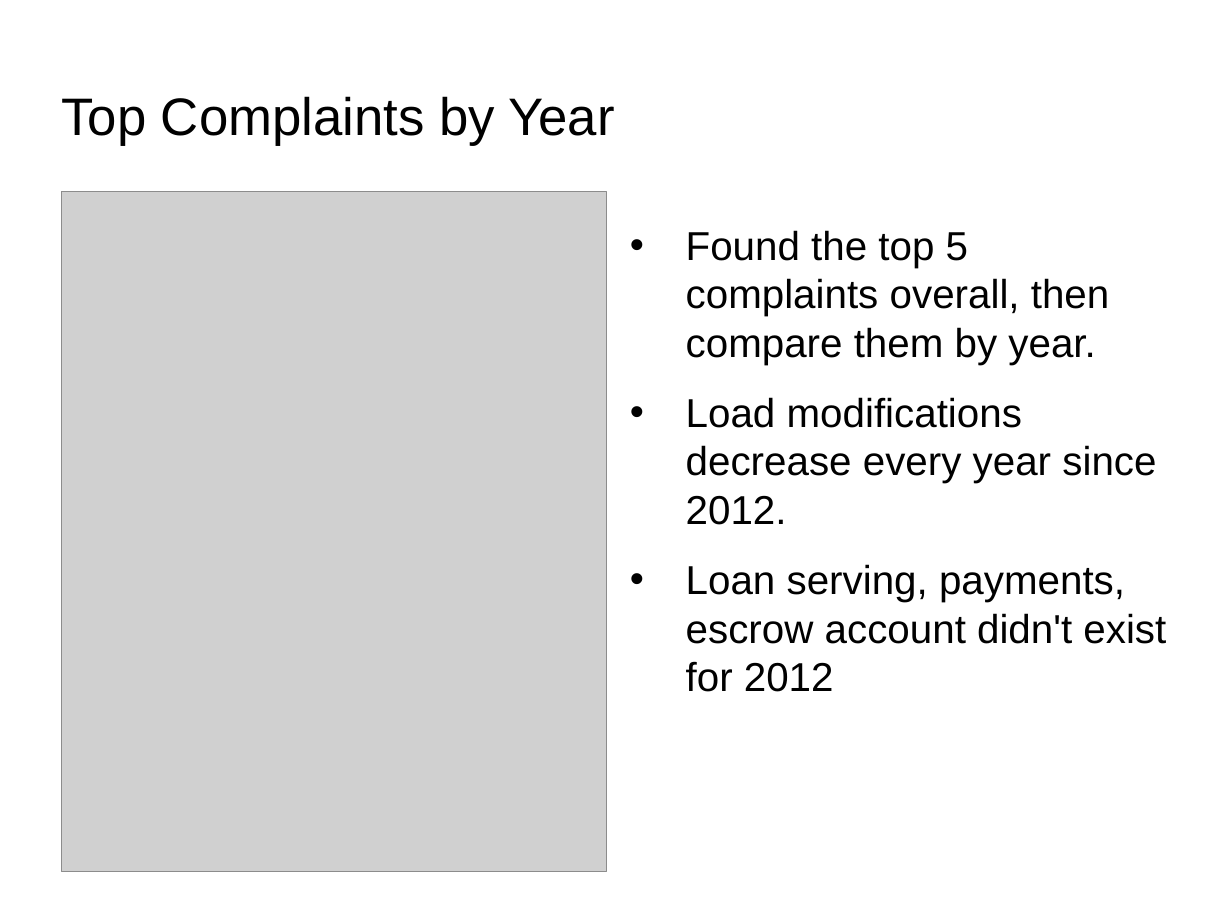
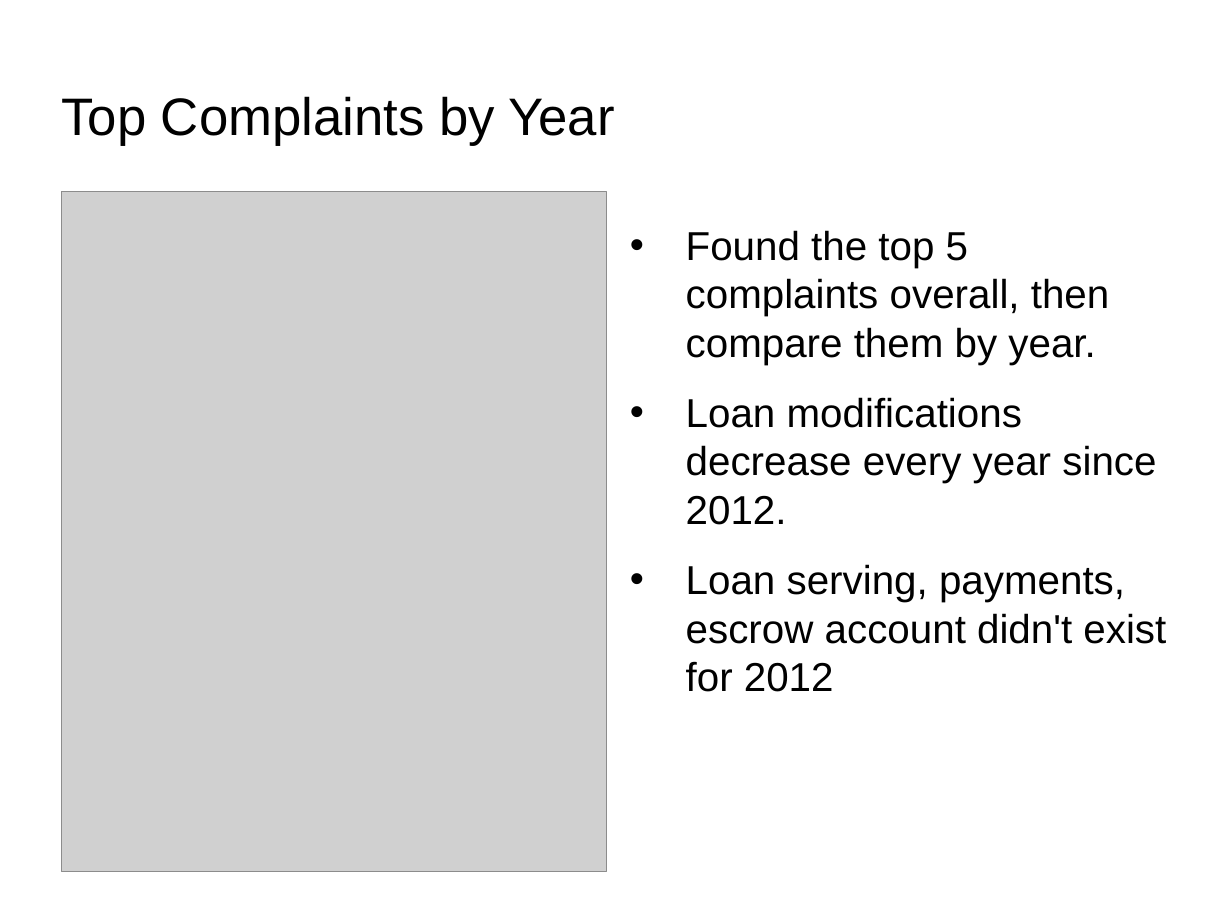
Before and after one commit to tawrahim/PCP_Final_Project, a slide deck: slide 14 of presentation.ppt (slide 13 before the commit). Drawn at 1232x924 pixels with LibreOffice and Linux fonts; fonts in the diff are those of the drawing; grey boxes stand for pictures; background and template pictures are left out. Boxes give left, top, right and bottom in pixels: in the first picture for what was removed or moved away, otherwise in the second. Text is boxed around its words. In the diff, an @@ line names an element or a change of style, - is before the commit and + after.

Commit message:
Minor fixes to the PPT
There were a few typos, red text and I also moved 'Our Result' to before
the graphs.

```diff
--- a/presentation.ppt
+++ b/presentation.ppt
@@ text at (x1=686, y1=397, x2=1156, y2=525): text changed @@
-• Load modifications decrease every year since 2012.
+• Loan modifications decrease every year since 2012.
```
Also in this commit, not shown: 3 other slides changed.
